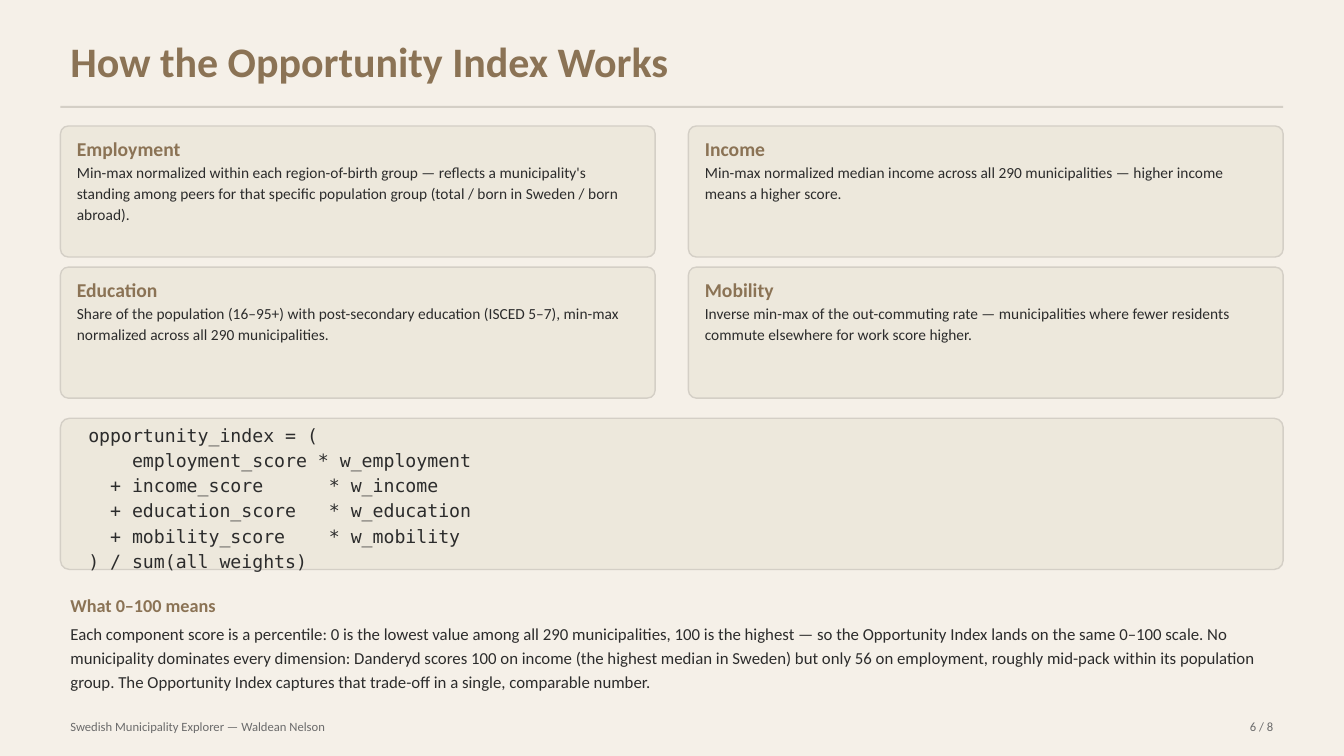
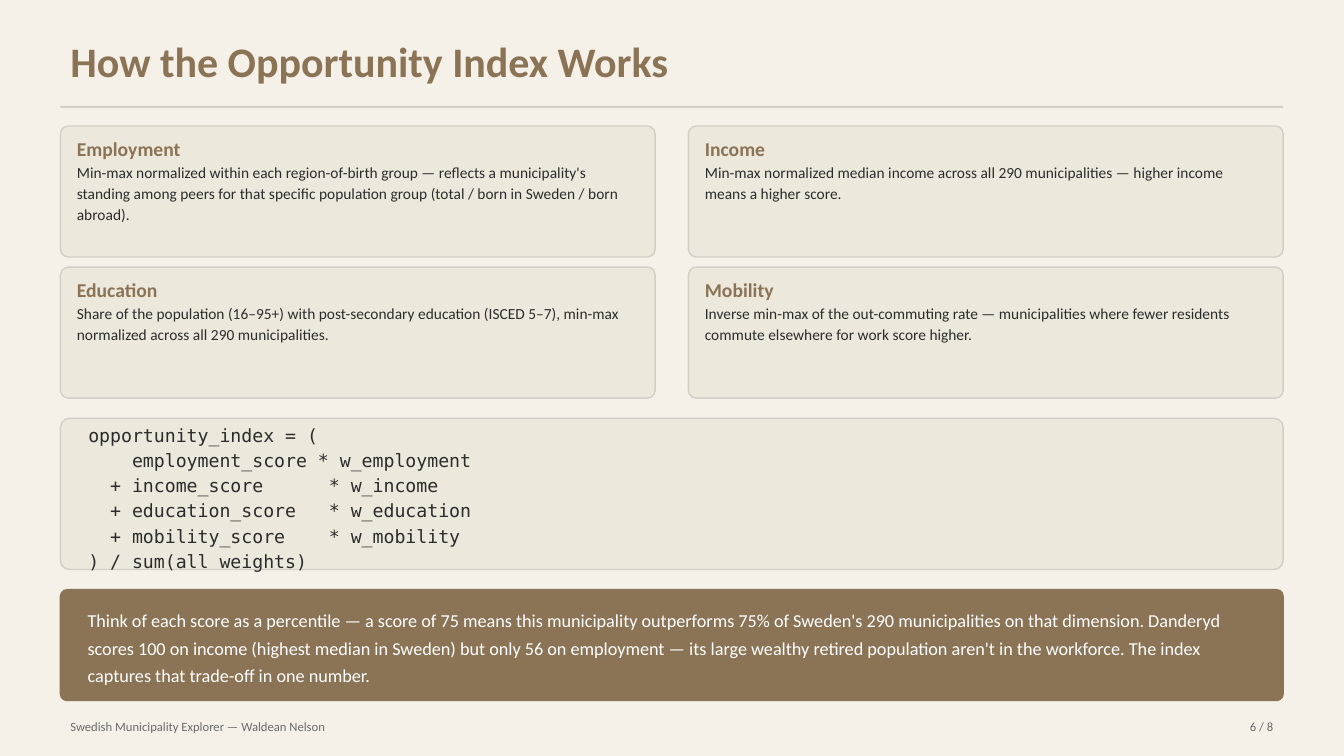
Before and after one commit to nelsonwv/swedish-municipality-explorer, a slide deck: slide 6 of presentations/swedish_municipality_explorer.pptx. Drawn at 1344x756 pixels with LibreOffice and Linux fonts; fonts in the diff are those of the drawing. Boxes give left, top, right and bottom in pixels: in the first picture for what was removed or moved away, otherwise in the second. Text is boxed around its words. In the diff, an @@ line names an element or a change of style, - is before the commit and + after.

```diff
--- a/presentations/swedish_municipality_explorer.pptx
+++ b/presentations/swedish_municipality_explorer.pptx
@@ rounded rectangle "Think of each score as ...": place and size @@
-rounded rectangle "Think of each score as ..." at [70, 599, 1254, 691]
+rounded rectangle "Think of each score as ..." at [60, 590, 1284, 701]
@@ rounded rectangle "Think of each score as ..." at [60, 590, 1284, 701]: vertical alignment top to middle; fill none to #8B7355; outline none to #8B7355 1 pt @@
@@ text in rounded rectangle at [88, 614, 1220, 685]: text changed; size 12 to 13 pt; text colour #2C2C2C to #FFFFFF @@
-What 0–100 means
-Each component score is a percentile: 0 is the lowest value among all 290 municipalities, 100 is the highest — so the Opportunity Index lands on the same 0–100 scale. No municipality dominates every dimension: Danderyd scores 100 on income (the highest median in Sweden) but only 56 on employment, roughly mid-pack within its population group. The Opportunity Index captures that trade-off in a single, comparable number.
+Think of each score as a percentile — a score of 75 means this municipality outperforms 75% of Sweden's 290 municipalities on that dimension. Danderyd scores 100 on income (highest median in Sweden) but only 56 on employment — its large wealthy retired population aren't in the workforce. The index captures that trade-off in one number.
```
Also in this commit, not shown: 5 other slides changed, 2 other files.
